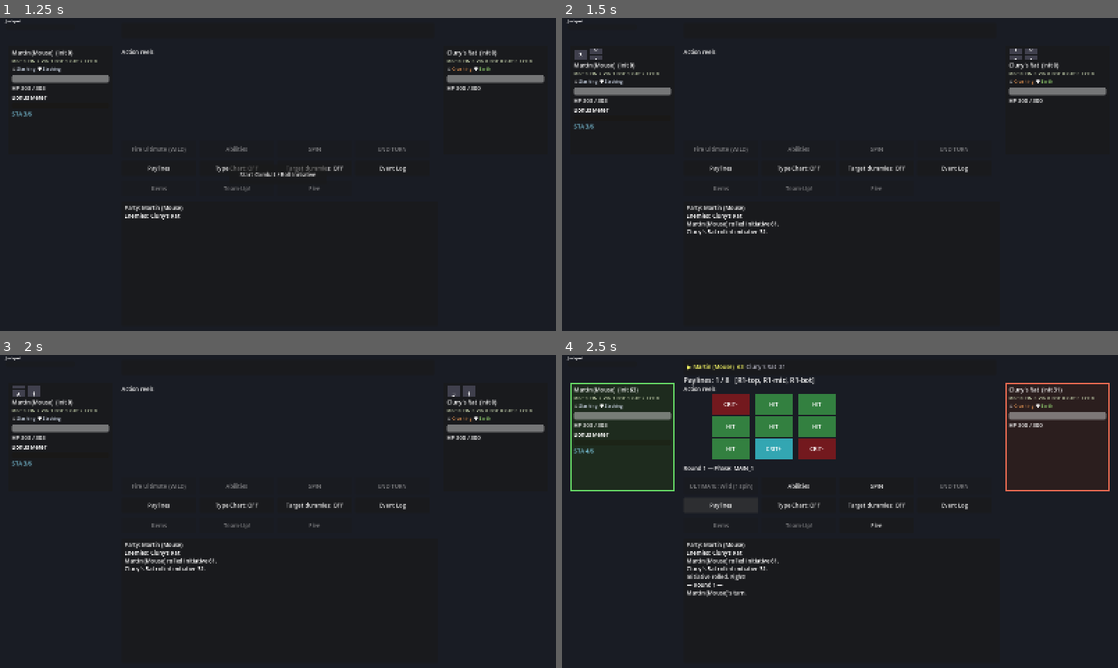
Above: before the commit, frames 1-4 (two rows, left to right).
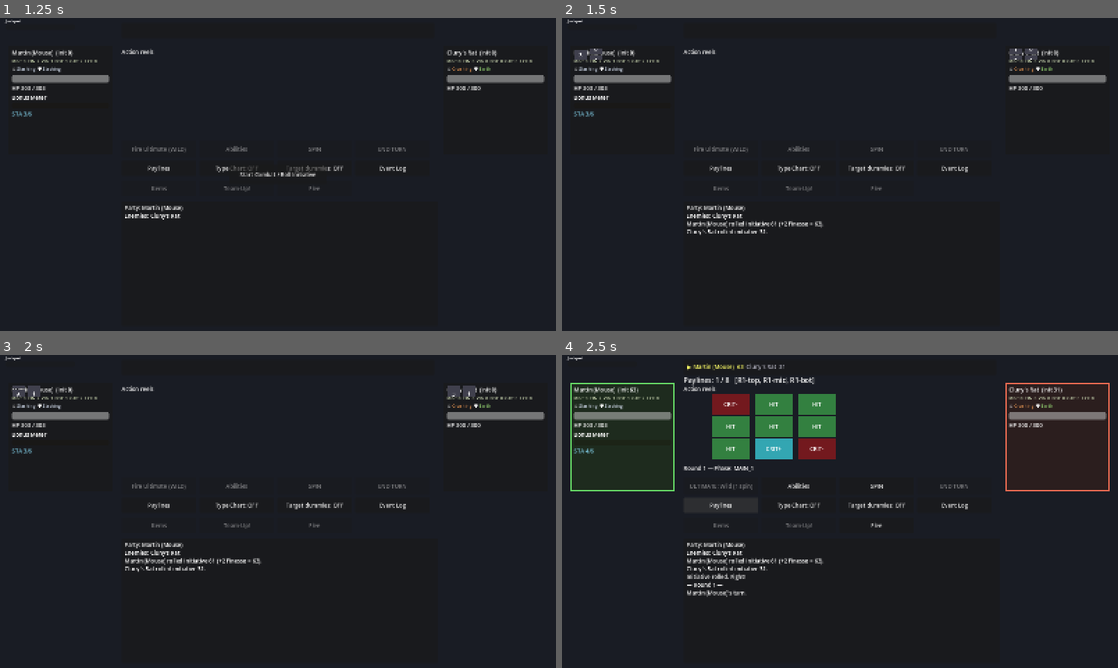
Above: after the commit, the same moments.

Repository: djkipyaboy/bunnies
Game: Godot game, scene res://combat/combat.tscn
The game is run twice, just before and just after one commit, with the same random seed, the same clock (stepped at 60 frames per second) and the same inputs. This scene is started directly instead of the project's main scene.
Inputs:
- Up to frame 1 (1.25 s): click "BEGIN FIGHT" at 0.5 s
- Up to frame 2 (1.5 s): click "Start Combat / Roll Initiative" at 1.25 s
- Up to frame 3 (2 s): no input
- Up to frame 4 (2.5 s): click "Paylines" at 2 s

Frame 1 is identical in both runs. In frame 2, 3.1% of the frame differs, in the area x 2-98%, y 10-68%; in frame 3, 3.1%; in frame 4, 0.1%.

Commit message:
fix(initiative-reels): close 3 final-review Important findings
- roll_initiative_for_test() now calls the real _finish_initiative_roll()
  tail instead of re-implementing it by hand, so the bypass can never drift
  from the real _on_roll_initiative_pressed() path; added a real
  button-press end-to-end test case to test_visible_initiative_roll.gd
  driving _roll_initiative_button.pressed.emit() and polling frames the
  same way test_item_use_targeting_e2e.gd does.
- log a Finesse-adjusted-delta line when nonzero so the raw reel roll and
  the post-Finesse tracker value don't silently look inconsistent, while
  keeping the reels themselves showing the true raw d100 roll.
- CombatantPanel's initiative-strip row is now a sibling of `box`, not a
  layout-participating VBox child, so showing it no longer pushes every
  other row (name/stats/HP/meter) down or risks clipping them.

Diff:
--- a/combat/combat.gd
+++ b/combat/combat.gd
@@ -1246,7 +1246,17 @@
 
 func _on_initiative_rolled(c: Combatant, value: int) -> void:
 	_pending_initiative_values[c] = value
-	_log("%s rolled initiative %d." % [c.display_name, value])
+	# The reel strips always show this raw roll (never the Finesse-adjusted number — the reel
+	# result must stay the actual dice roll, per the "reel IS the dice" pillar), but
+	# TurnManager.roll_initiative() sets base_initiative = value + Finesse, so the tracker's
+	# current_initiative (shown right after the strips settle, via refresh_initiative()) can
+	# differ from what the reels landed on. Spell out the delta here so that's explained instead
+	# of silently confusing (final-review Important #2, 2026-08-16).
+	var finesse: int = c.effective_stats().finesse
+	if finesse != 0:
+		_log("%s rolled initiative %d (+%d Finesse = %d)." % [c.display_name, value, finesse, value + finesse])
+	else:
+		_log("%s rolled initiative %d." % [c.display_name, value])
 
 func _on_round_started(n: int) -> void:
 	_current_round = n
@@ -2992,18 +3002,17 @@
 	return _resolve_handoff_continue()
 
 ## Test-only hook (mirrors press_continue_for_test()'s convention): performs the exact same
-## roll-initiative-then-begin sequence as _on_roll_initiative_pressed(), but WITHOUT the strip
-## animations or the button — a headless SceneTree test can't wait on a live Tween. Call this
-## immediately after instantiating combat.tscn (after the usual 2 process_frame awaits) wherever
-## a test needs the fight already mid-round, exactly the same point every existing combat.tscn
-## test used to get for free before this feature gated it behind a manual button press.
+## roll-then-finish tail as _on_roll_initiative_pressed(), but WITHOUT the strip animations or
+## the button — a headless SceneTree test can't wait on a live Tween. Deliberately calls the
+## SAME _finish_initiative_roll() the real button-press path calls (rather than re-implementing
+## its body), so this bypass can never drift from production behavior. Call this immediately
+## after instantiating combat.tscn (after the usual 2 process_frame awaits) wherever a test needs
+## the fight already mid-round, exactly the same point every existing combat.tscn test used to
+## get for free before this feature gated it behind a manual button press.
 func roll_initiative_for_test() -> void:
 	_roll_initiative_button.visible = false
 	_turn_manager.roll_initiative()
-	for c: Combatant in _turn_manager.combatants:
-		(_panels[c] as CombatantPanel).refresh_initiative()
-	_turn_order_bar.set_order(_turn_manager.get_turn_order())
-	_turn_manager.begin()
+	_finish_initiative_roll()
 
 func _on_event_log_button_pressed() -> void:
 	_event_log_panel.visible = not _event_log_panel.visible
--- a/combat/ui/combatant_panel.gd
+++ b/combat/ui/combatant_panel.gd
@@ -47,10 +47,21 @@
 	box.custom_minimum_size = Vector2(ROW_W, 296)
 	add_child(box)
 
+	# NOT a child of `box` — deliberately kept OUT of the VBoxContainer layout flow (final-review
+	# Important #3, 2026-08-16). A layout-participating row here would push every row beneath it
+	# (name, stats, HP, …) down by its own height while visible, on a panel already tight on
+	# vertical space and already known to clip its status row by ~8px. Instead this is a sibling
+	# of `box`, positioned to sit right over the name row — an overlay, not an inserted row — the
+	# same "float over the normal layout" idea as ReelStrip's own RerollTag (fixed offset OUTSIDE
+	# its strip's flow) and combat.gd's per-panel click-catcher buttons (positioned OVER a panel
+	# rather than inside it). It stays a descendant of CombatantPanel (not an independent overlay
+	# Control combat.gd would have to separately track) so it still rides along with whatever
+	# scale/position math _relayout_enemy_column() applies to the whole panel.
 	_init_strip_row = HBoxContainer.new()
 	_init_strip_row.visible = false
+	_init_strip_row.position = box.position  # overlays the name row (box's first child) below
 	_init_strip_row.custom_minimum_size = Vector2(ROW_W, 32.0)  # matches InitiativeReelStrip.CELL_HEIGHT (Task 2)
-	box.add_child(_init_strip_row)
+	add_child(_init_strip_row)
 
 	_init_tens_strip = InitiativeReelStrip.new()
 	_init_strip_row.add_child(_init_tens_strip)
--- a/tests/test_visible_initiative_roll.gd
+++ b/tests/test_visible_initiative_roll.gd
@@ -42,5 +42,54 @@
 	CombatHandoff.clear_party()
 	CombatHandoff.clear_pending()
 
+	await _run_real_button_press_scenario()
+
 	print(("VISIBLE INITIATIVE ROLL TEST PASSED" if _failures == 0 else "VISIBLE INITIATIVE ROLL TEST FAILED: %d" % _failures))
 	quit(_failures)
+
+## Final-review Important #1 (2026-08-16): roll_initiative_for_test() previously re-implemented
+## the roll->begin sequence by hand, so none of the tests calling it ever exercised the REAL
+## button-press path — _on_roll_initiative_pressed(), the per-panel initiative_strips_settled
+## aggregation, _on_panel_initiative_settled(), or _finish_initiative_roll() itself. This scenario
+## drives that real path end to end instead: presses the actual button (which starts live Tween
+## strip animations) and polls process_frame — the established idiom for waiting out a real
+## Tween-based spin-and-settle sequence headlessly, see tests/test_item_use_targeting_e2e.gd's
+## spin_guard loop — until the round has actually begun.
+func _run_real_button_press_scenario() -> void:
+	var CombatHandoff: Node = get_root().get_node("CombatHandoff")
+	CombatHandoff.clear_pending()
+
+	var pc: Combatant = ClassLibrary.make(&"warrior").build_combatant(true)
+	var inv: PartyInventory = PartyInventory.new()
+	var vault: Vault = Vault.new()
+	var enemy_ids: Array[StringName] = [&"rat"]
+	CombatHandoff.begin_encounter(pc, [], inv, vault, enemy_ids, &"OverworldRat", "res://world/overworld_demo.tscn", Vector2(1.0, 2.0))
+
+	var scene: PackedScene = load("res://combat/combat.tscn")
+	var inst: Combat = scene.instantiate()
+	get_root().add_child(inst)
+	await process_frame
+	await process_frame
+
+	_check(inst._turn_manager.round_number == 0, "real button press: round_number is still 0 before pressing")
+	_check(inst._roll_initiative_button.visible, "real button press: the Start Combat/Roll Initiative button is visible before pressing")
+
+	inst._roll_initiative_button.pressed.emit()
+
+	# Guard of 300 frames: this drives the REAL strip animations (Tween-based, per
+	# InitiativeReelStrip.play_to()), not the roll_initiative_for_test() bypass, so it takes real
+	# engine frames to settle rather than resolving on the next frame. 300 is generous headroom
+	# over a single reel-strip settle (a couple hundred ms of animation at most) without risking a
+	# true infinite hang if something regresses.
+	var guard: int = 0
+	while is_instance_valid(inst) and inst._turn_manager.round_number == 0 and guard < 300:
+		guard += 1
+		await process_frame
+	_check(inst._turn_manager.round_number == 1, "real button press: round 1 actually began within the frame guard (got %d)" % inst._turn_manager.round_number)
+	_check(not inst._roll_initiative_button.visible, "real button press: the button is hidden again once the round begins")
+	_check(pc.current_initiative != 0, "real button press: PC current_initiative is set (got %d)" % pc.current_initiative)
+
+	inst.queue_free()
+	await process_frame
+	CombatHandoff.clear_party()
+	CombatHandoff.clear_pending()
